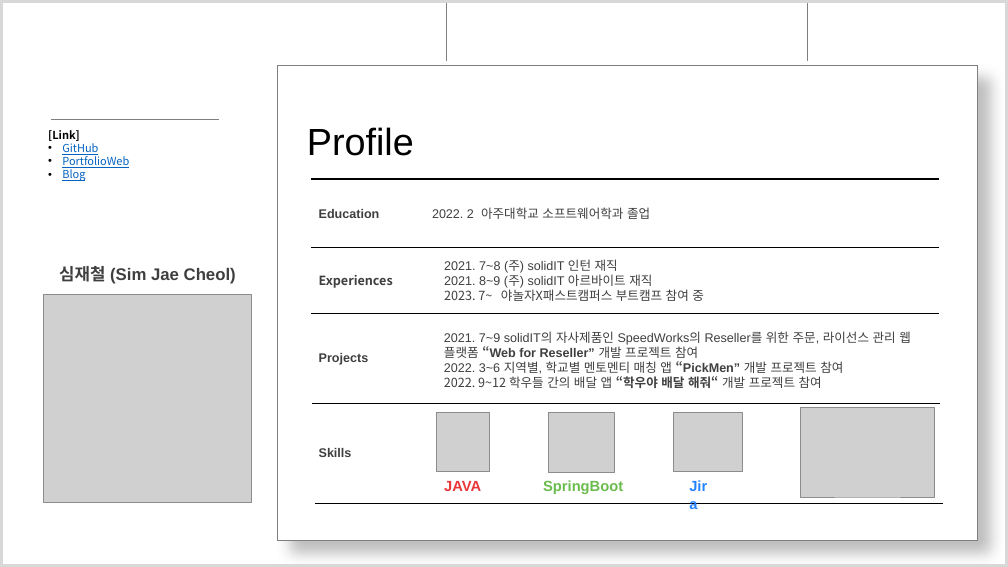
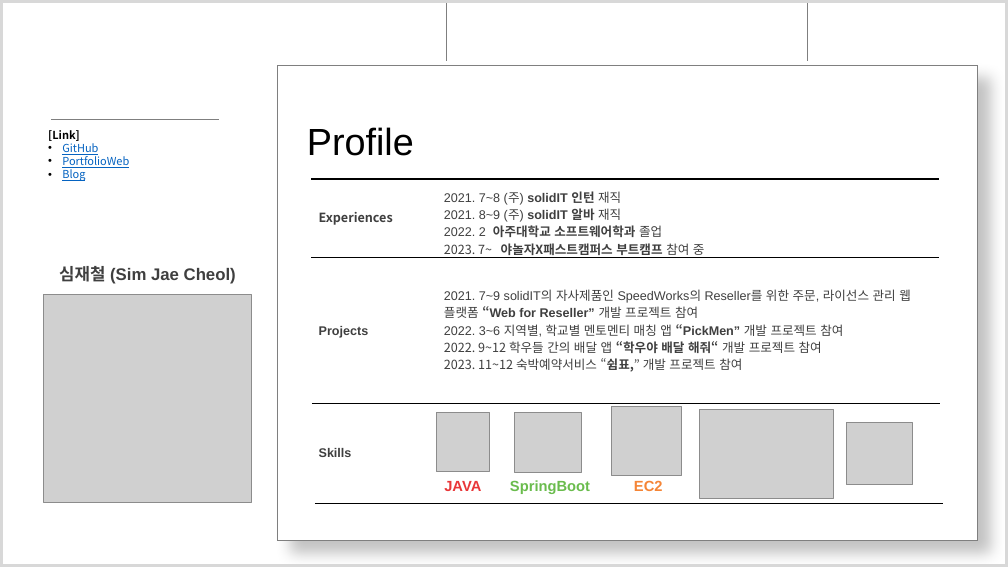
Before and after one commit to wocjf0513/portfolio-ppt, a slide deck: slide 2 of 심재철PT.pptx. Drawn at 1008x567 pixels with LibreOffice and Linux fonts; fonts in the diff are those of the drawing; grey boxes stand for pictures; background and template pictures are left out. Boxes give left, top, right and bottom in pixels: in the first picture for what was removed or moved away, otherwise in the second. Text is boxed around its words. In the diff, an @@ line names an element or a change of style, - is before the commit and + after.

Commit message:
fix: 추가 프로젝트에 의한 ppt 수정

```diff
--- a/심재철PT.pptx
+++ b/심재철PT.pptx
@@ rectangle at (278,66,979,541): shadow changed @@
@@ text "Experiences": place and size @@
-text "Experiences" at (319,275,393,288)
+text "Experiences" at (319,212,393,225)
@@ text removed at (319,207,650,219) @@
-Education 2022. 2 아주대학교 소프트웨어학과 졸업
@@ text "2021. 7~8 (주) solidIT 인턴 ...": place and size @@
-text "2021. 7~8 (주) solidIT 인턴 ..." at (444,259,704,301)
+text "2021. 7~8 (주) solidIT 인턴 ..." at (444,191,705,258)
@@ text at (444,208,662,237): text changed @@
-2021. 8~9 (주) solidIT 아르바이트 재직
+2021. 8~9 (주) solidIT 알바 재직
+2022. 2 아주대학교 소프트웨어학과 졸업
@@ text at (444,191,705,258): bold on in "solidIT 인턴", "야놀자X패스트캠퍼스 부트캠프"; line spacing 1 to 1.15 @@
@@ line moved from (311, 247) - (939, 247) to (311, 257) - (939, 257) @@
@@ text "2021. 7~9 solidIT의 자사제품인 SpeedWorks의 ...": place and size @@
-text "2021. 7~9 solidIT의 자사제품인 SpeedWorks의 ..." at (444,331,911,388)
+text "2021. 7~9 solidIT의 자사제품인 SpeedWorks의 ..." at (444,289,911,372)
@@ text at (444,289,911,353): line spacing 1 to 1.15 @@
@@ text "Projects": place and size @@
-text "Projects" at (319,353,369,365)
+text "Projects" at (319,326,369,338)
@@ line removed from (311, 314) to (939, 314) @@
@@ text at (444,358,742,372): paragraph added @@
+2023. 11~12 숙박예약서비스 “쉼표,” 개발 프로젝트 참여
@@ picture: place and size @@
-picture at (548,413,615,473)
+picture at (515,413,582,473)
@@ picture added at (612,407,682,476) @@
@@ picture removed at (673,412,742,472) @@
@@ picture added at (699,409,833,498) @@
@@ picture removed at (801,408,935,497) @@
@@ picture added at (847,423,913,485) @@
@@ text "SpringBoot": place and size @@
-text "SpringBoot" at (543,480,623,494)
+text "SpringBoot" at (510,480,590,494)
@@ text removed at (682,473,721,499) @@
-Jira
@@ text added at (634,480,663,491), 14 pt, text #F58536, bold @@
+EC2
```
Also in this commit, not shown: 6 other slides changed, 1 slide added.
